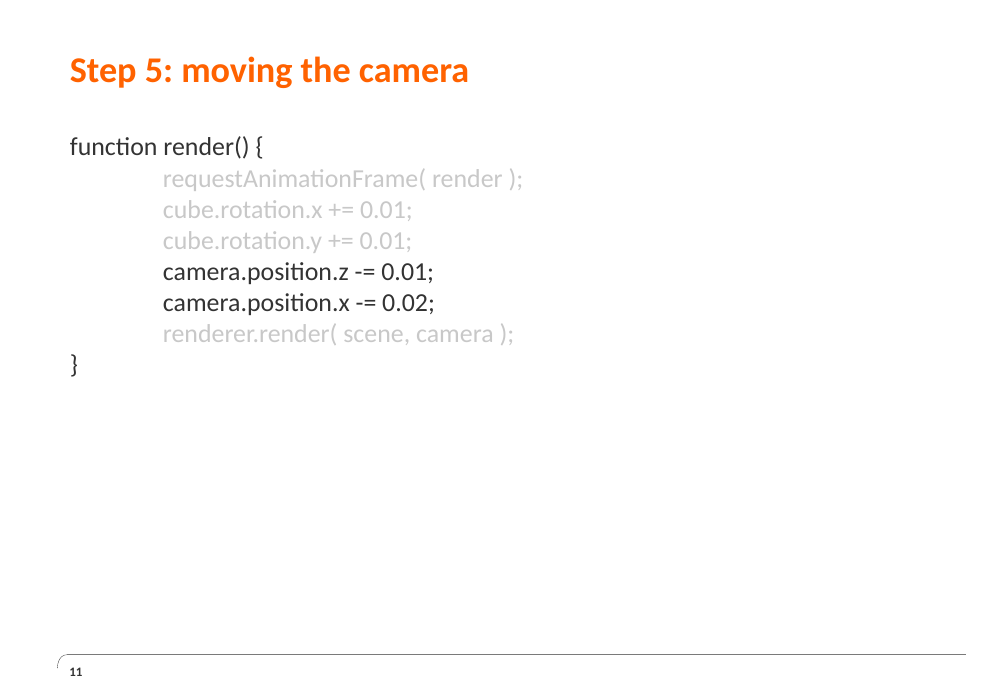
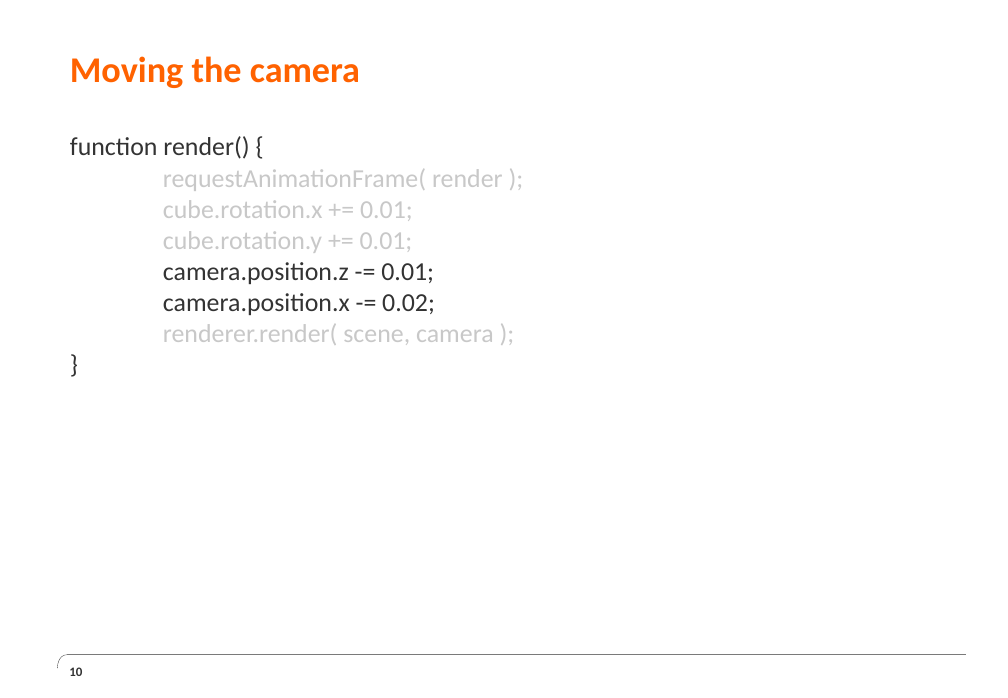
Before and after one commit to JesseBrand/WebGL, a slide deck: slide 10 of ppt/Presentatie Chaptermeeting WebGL 2.pptx (slide 11 before the commit). Drawn at 1008x698 pixels with LibreOffice and Linux fonts; fonts in the diff are those of the drawing; background and template pictures are left out. Boxes give left, top, right and bottom in pixels: in the first picture for what was removed or moved away, otherwise in the second. Text is boxed around its words. In the diff, an @@ line names an element or a change of style, - is before the commit and + after.

```diff
--- a/ppt/Presentatie Chaptermeeting WebGL 2.pptx
+++ b/ppt/Presentatie Chaptermeeting WebGL 2.pptx
@@ title at (70, 56, 360, 88): text changed @@
-Step 5: moving the camera
+Moving the camera
@@ page number at (69, 667, 82, 676): text changed @@
-11
+10
```
Also in this commit, not shown: 8 other slides changed, 1 slide removed.
